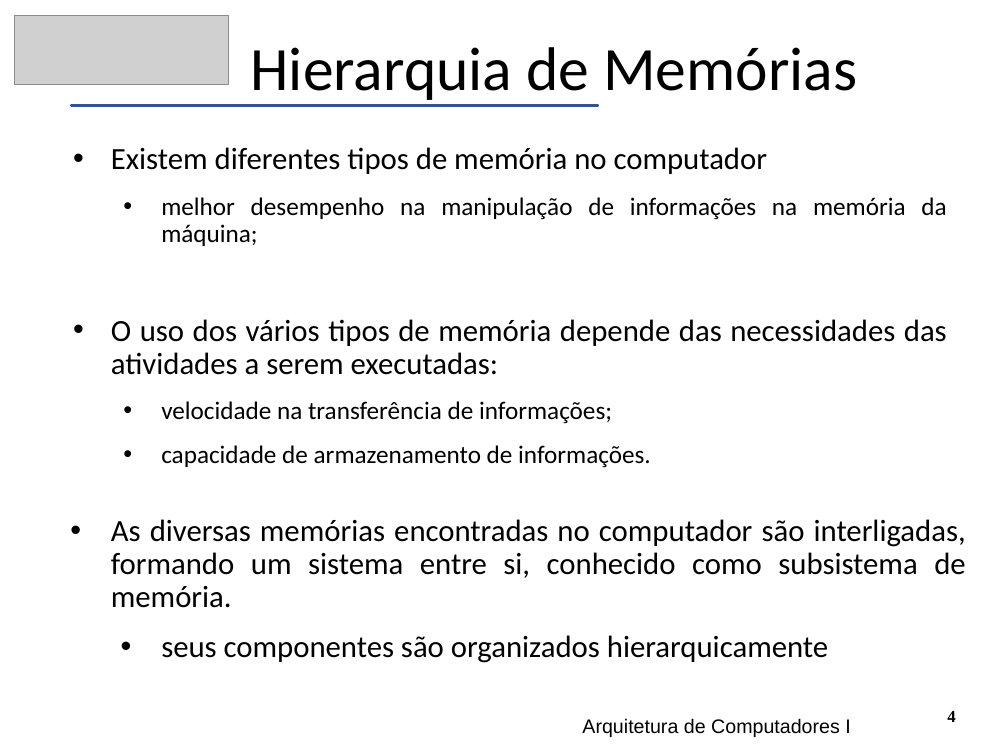
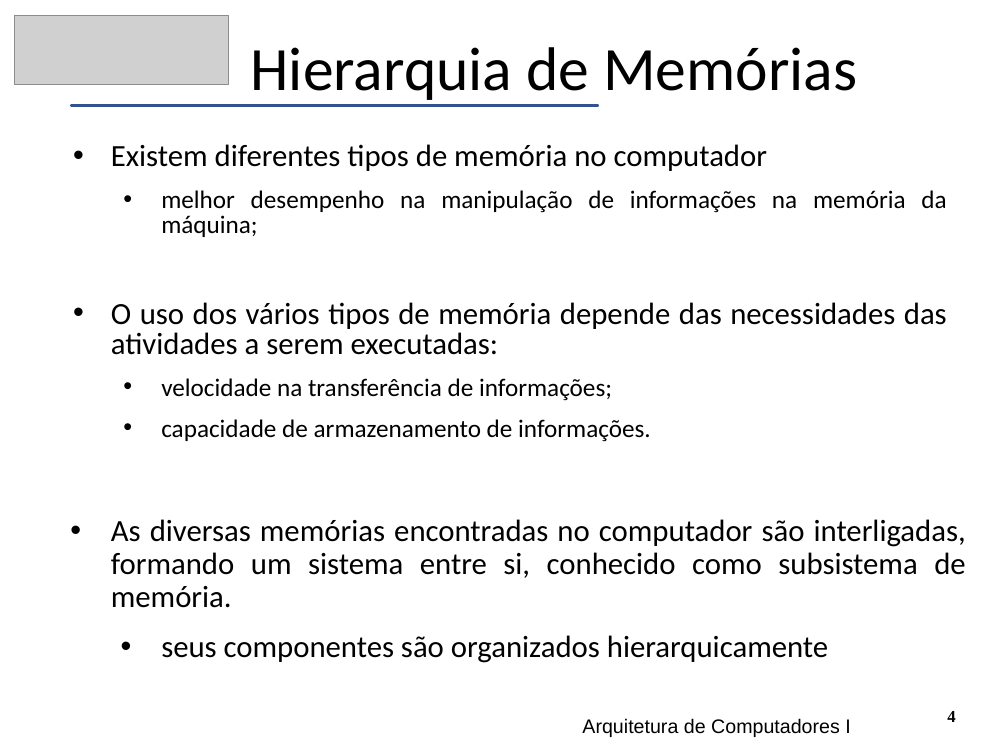
Before and after one commit to CloudEducationBrazil/WydenArquiteturaComputadores, a slide deck: slide 4 of 01 Classes/Aula3 - Arquitetura - Memória RAM e Cache.pptx. Drawn at 1008x756 pixels with LibreOffice and Linux fonts; fonts in the diff are those of the drawing; grey boxes stand for pictures. Boxes give left, top, right and bottom in pixels: in the first picture for what was removed or moved away, otherwise in the second. Text is boxed around its words. In the diff, an @@ line names an element or a change of style, - is before the commit and + after.

Commit message:
ppts nomeados Arq. de Computadores ajuste 04042023

```diff
--- a/01 Classes/Aula3 - Arquitetura - Memória RAM e Cache.pptx
+++ b/01 Classes/Aula3 - Arquitetura - Memória RAM e Cache.pptx
@@ text "Existem diferentes tipos de memória ..." at <box>111,144,947,442</box>: line spacing 0.9 to 0.8 @@
```
Also in this commit, not shown: 3 other slides changed, 3 other files.
